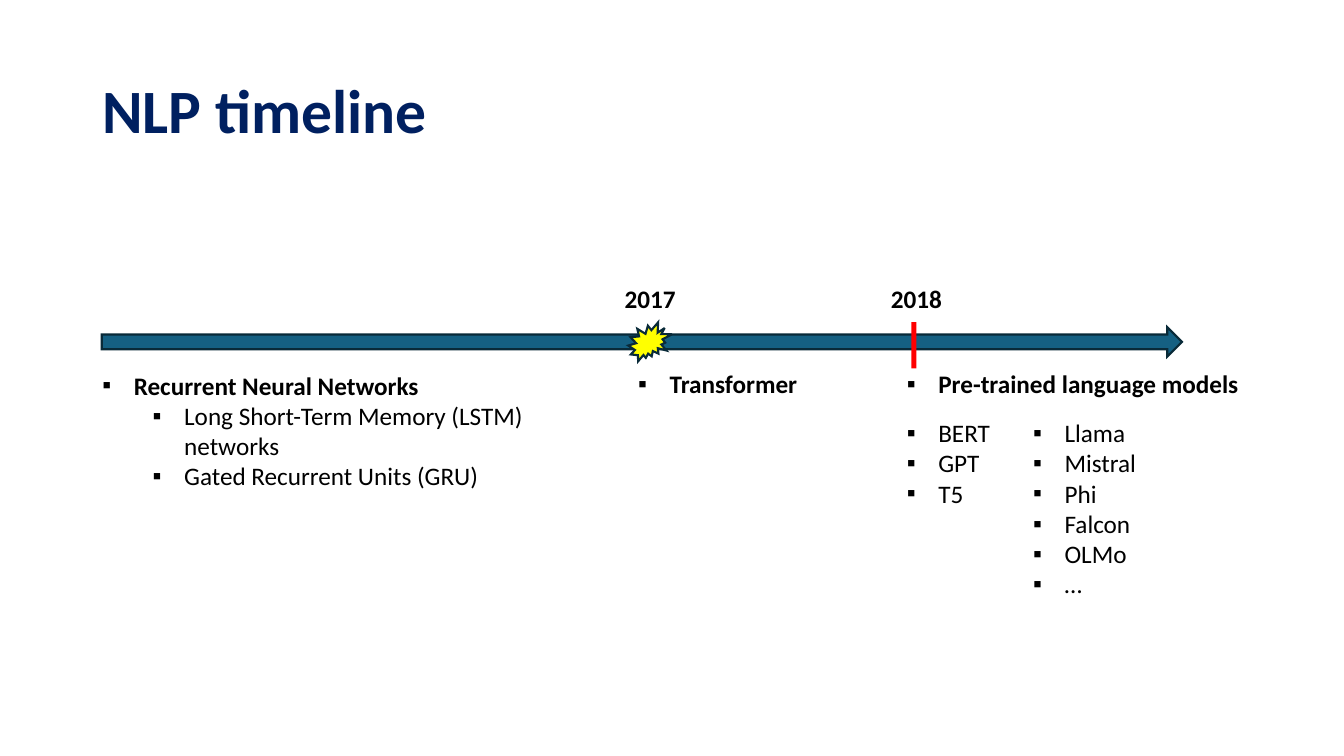
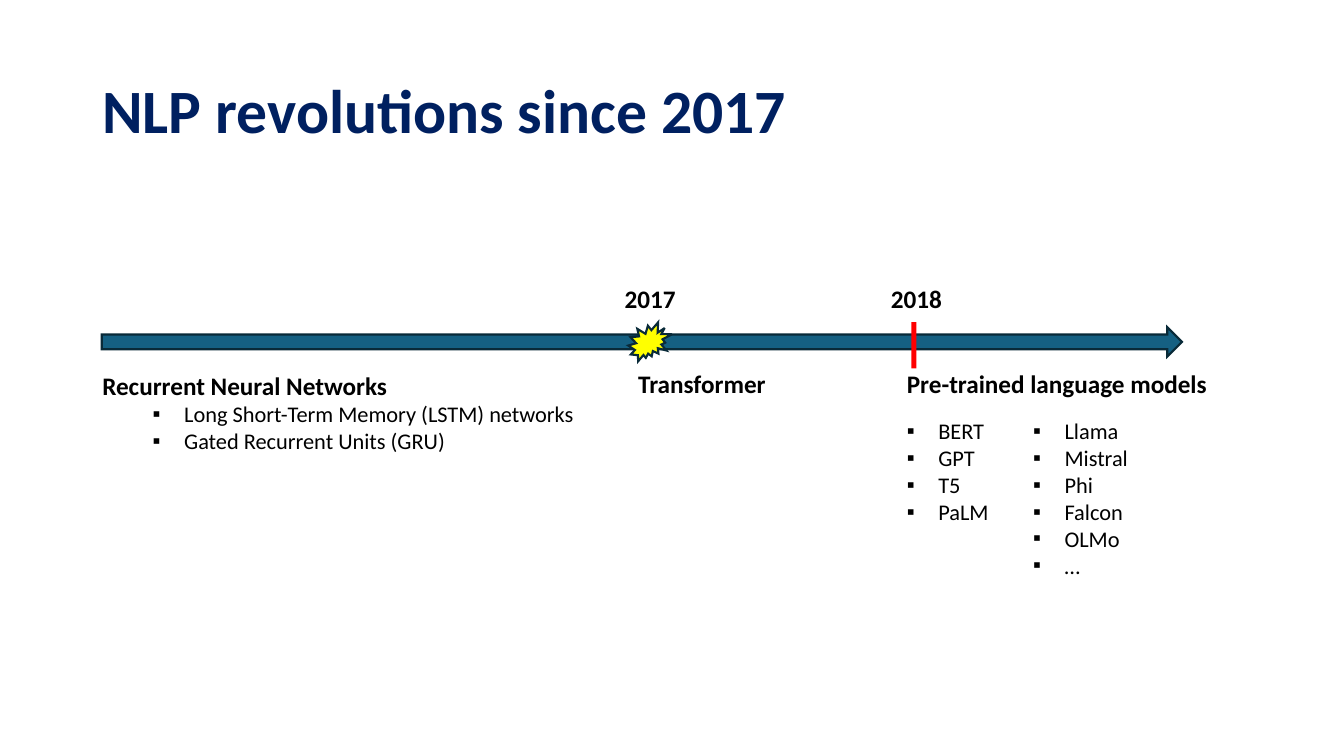
Before and after one commit to tanquangduong/transformer-pt, a slide deck: slide 13 of presentation/Introduction to Transformer.pptx (slide 9 before the commit). Drawn at 1344x756 pixels with LibreOffice and Linux fonts; fonts in the diff are those of the drawing. Boxes give left, top, right and bottom in pixels: in the first picture for what was removed or moved away, otherwise in the second. Text is boxed around its words. In the diff, an @@ line names an element or a change of style, - is before the commit and + after.

```diff
--- a/presentation/Introduction to Transformer.pptx
+++ b/presentation/Introduction to Transformer.pptx
@@ title at <box>102,89,786,134</box>: text changed @@
-NLP timeline
+NLP revolutions since 2017
@@ text "Recurrent Neural Networks" at <box>102,377,573,452</box>: size 18 to 16 pt in "Long Short-Term Memory (LSTM) networks", "Gated Recurrent Units (GRU)"; bullet ▪ to none @@
@@ text "Transformer" at <box>638,375,766,394</box>: bullet ▪ to none @@
@@ text "Pre-trained language models" at <box>907,375,1206,398</box>: bullet ▪ to none @@
@@ text "Llama" at <box>1065,423,1128,547</box>: size 18 to 16 pt @@
@@ text at <box>938,424,984,493</box>: size 18 to 16 pt in "BERT", "GPT", "T5" @@
@@ text at <box>938,505,988,520</box>: paragraph added @@
+▪ PaLM
```
Also in this commit, not shown: 8 other slides changed, 9 slides added, 2 other files.
